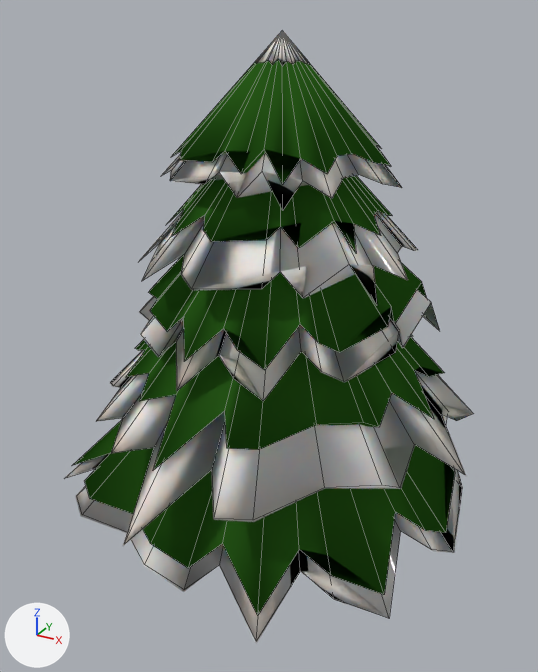
The Blender file Assets/Prefabs/gran1.blend, before and after one commit.
Before and after are seen from a 50 mm camera at (1.43, -2.71, 1.32) aimed at (-0.01, -0.09, 0.01). Arrows for +X, +Y and +Z are at lower left; the lights stay in place. Mesh edges are drawn as thin lines.
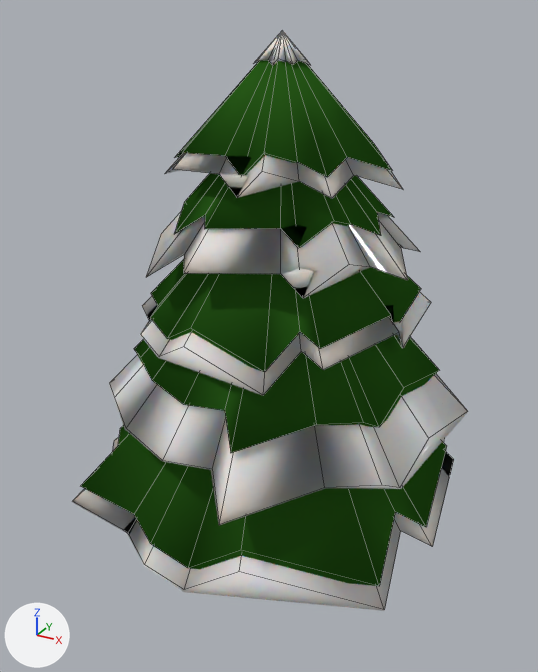
What differs and where, as boxes (x1, y1, x2, y2) in the pictures (538 x 672 px):
'Cone.011', modifiers changed
    before: (72, 421, 455, 616)
    after: (81, 426, 447, 586)
'Cone.002', modifiers changed
    before: (96, 350, 473, 546)
    after: (109, 355, 468, 525)
'Cone.010', modifiers changed
    before: (126, 335, 444, 471)
    after: (134, 336, 439, 453)
'Cone.009', moved, modifiers changed
    before: (149, 254, 427, 370)
    after: (150, 259, 421, 372)
'Cone.001', modifiers changed
    before: (64, 415, 463, 643)
    after: (72, 436, 454, 611)
'Cone.007', moved, modifiers changed
    before: (171, 59, 391, 184)
    after: (175, 60, 392, 177)
'Cone.004', modifiers changed (7% shorter)
    before: (139, 211, 418, 306)
    after: (146, 210, 420, 298)
'Cone.003', modifiers changed (7% shorter)
    before: (139, 290, 440, 401)
    after: (140, 292, 431, 395)
'Cone.008', modifiers changed
    before: (167, 176, 392, 253)
    after: (174, 173, 394, 248)
'Cone.005', modifiers changed
    before: (161, 153, 402, 211)
    after: (165, 153, 404, 199)
'Cone.006', modifiers changed
    before: (256, 30, 310, 67)
    after: (254, 30, 310, 65)

The edits, one by one:
Object 'Cone.001' (ob_cone_001) gains a DECIMATE modifier named 'Decimate'.
Modifier setting: ratio = 0.6.
Object 'Cone.002' (ob_cone_002) gains a DECIMATE modifier named 'Decimate'.
Modifier setting: ratio = 0.6.
Object 'Cone.003' (ob_cone_003) gains a DECIMATE modifier named 'Decimate'.
Modifier setting: ratio = 0.6.
Object 'Cone.004' (ob_cone_004) gains a DECIMATE modifier named 'Decimate'.
Modifier setting: ratio = 0.6.
Object 'Cone.005' (ob_cone_005) gains a DECIMATE modifier named 'Decimate'.
Modifier setting: ratio = 0.6.
Object 'Cone.006' (ob_cone_006) gains a DECIMATE modifier named 'Decimate'.
Modifier setting: ratio = 0.6.
Object 'Cone.007' (ob_cone_007) moves from (0.0, 0.0, 1.195) to (0.0, 0.0, 1.183).
Object 'Cone.007' (ob_cone_007) gains a DECIMATE modifier named 'Decimate'.
Modifier setting: ratio = 0.6.
Object 'Cone.008' (ob_cone_008) gains a DECIMATE modifier named 'Decimate'.
Modifier setting: ratio = 0.6.
Object 'Cone.009' (ob_cone_009) moves from (0.0, 0.0, 0.728) to (0.0, 0.0, 0.698).
Object 'Cone.009' (ob_cone_009) gains a DECIMATE modifier named 'Decimate'.
Modifier setting: ratio = 0.6.
Object 'Cone.010' (ob_cone_010) gains a DECIMATE modifier named 'Decimate'.
Modifier setting: ratio = 0.6.
Object 'Cone.011' (ob_cone_011) gains a DECIMATE modifier named 'Decimate'.
Modifier setting: ratio = 0.6.
